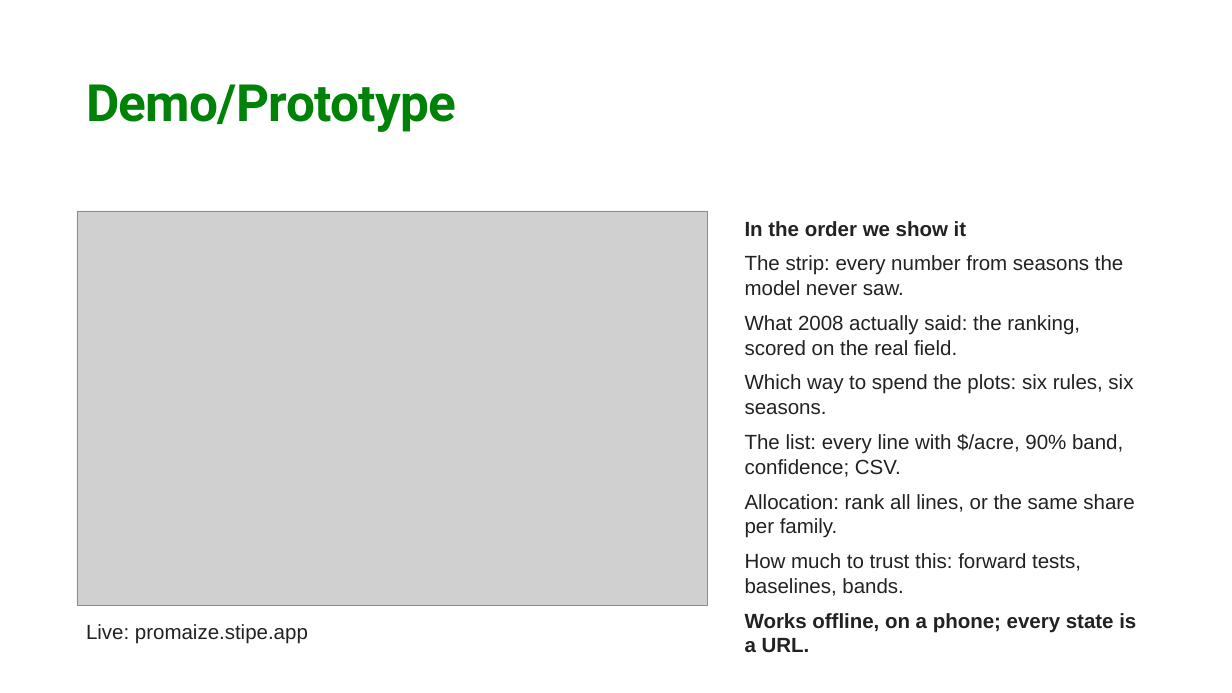
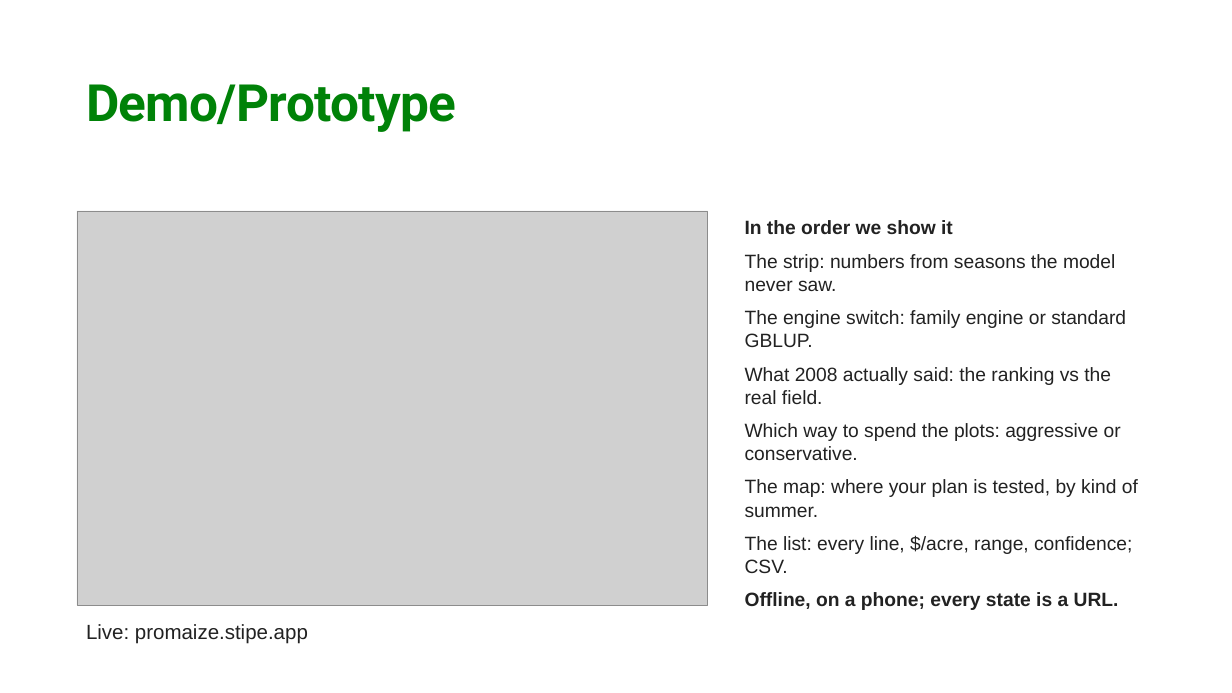
Before and after one commit to Ouroboros505/sydag-2026, a slide deck: slide 7 of docs/ProMaize_deck.pptx. Drawn at 1232x693 pixels with LibreOffice and Linux fonts; fonts in the diff are those of the drawing; grey boxes stand for pictures; background and template pictures are left out. Boxes give left, top, right and bottom in pixels: in the first picture for what was removed or moved away, otherwise in the second. Text is boxed around its words. In the diff, an @@ line names an element or a change of style, - is before the commit and + after.

Commit message:
Deck and fallback screenshots from the current demo: engine switch, the map, weather and soil tested

```diff
--- a/docs/ProMaize_deck.pptx
+++ b/docs/ProMaize_deck.pptx
@@ text at (745,220,953,234): size 16 to 15 pt in "In the order we show it" @@
@@ text at (745,254,1138,610): text changed; size 16 to 15 pt @@
-The strip: every number from seasons the model never saw.
-What 2008 actually said: the ranking, scored on the real field.
-Which way to spend the plots: six rules, six seasons.
-The list: every line with $/acre, 90% band, confidence; CSV.
-Allocation: rank all lines, or the same share per family.
-How much to trust this: forward tests, baselines, bands.
-Works offline, on a phone; every state is a URL.
+The strip: numbers from seasons the model never saw.
+The engine switch: family engine or standard GBLUP.
+What 2008 actually said: the ranking vs the real field.
+Which way to spend the plots: aggressive or conservative.
+The map: where your plan is tested, by kind of summer.
+The list: every line, $/acre, range, confidence; CSV.
+Offline, on a phone; every state is a URL.
```
Also in this commit, not shown: 1 other slide changed, 1 other file.
